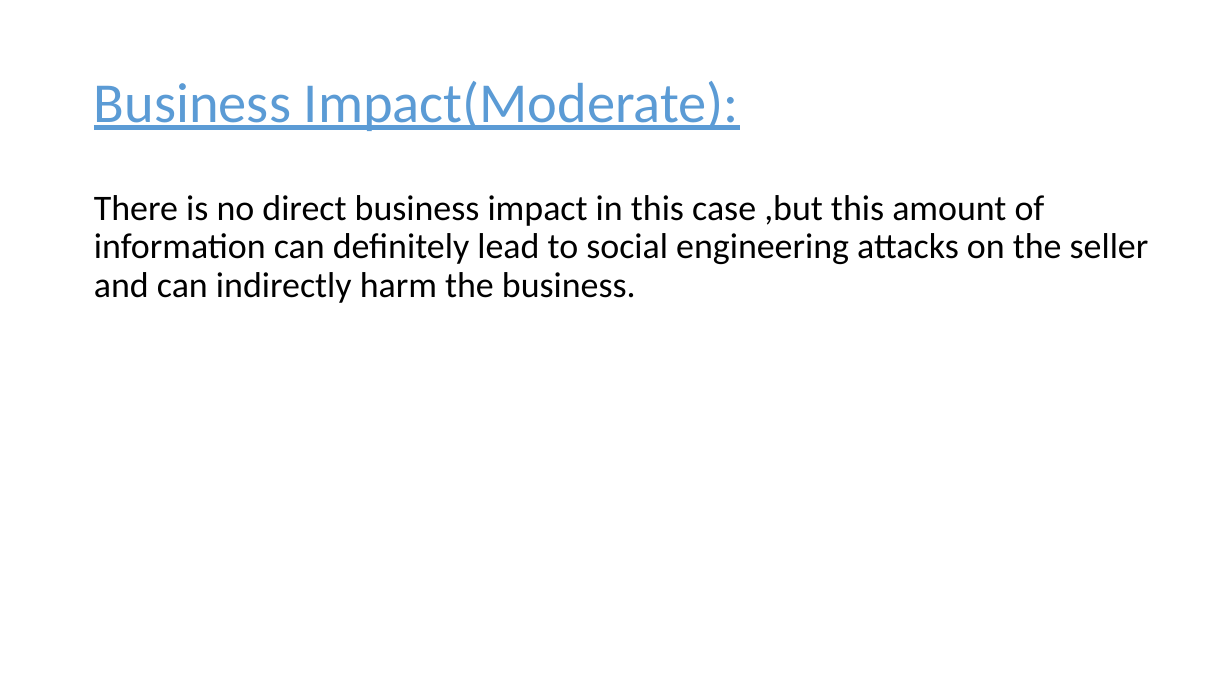
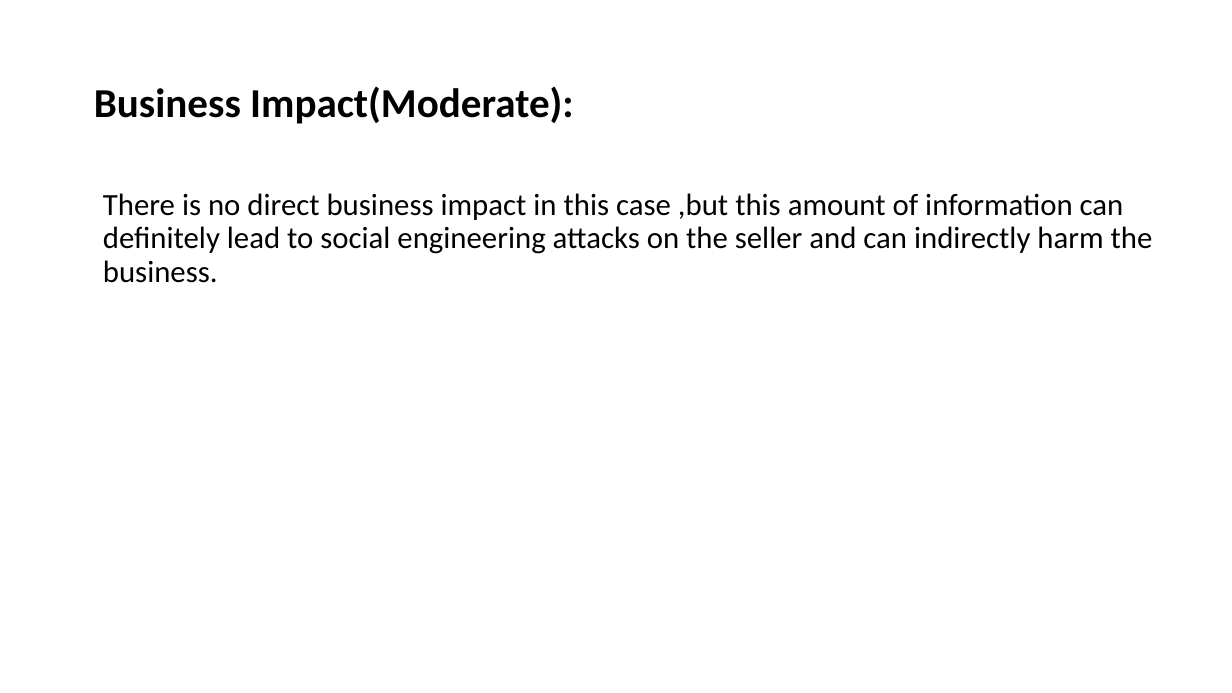
Before and after one commit to RocktimRajkumar/CEH-hack-a-thon, a slide deck: slide 94 of reports/Lifestyle Store/LifeStyle Store Application Reports.pptx (slide 93 before the commit). Drawn at 1232x693 pixels with LibreOffice and Linux fonts; fonts in the diff are those of the drawing. Boxes give left, top, right and bottom in pixels: in the first picture for what was removed or moved away, otherwise in the second. Text is boxed around its words. In the diff, an @@ line names an element or a change of style, - is before the commit and + after.

```diff
--- a/reports/Lifestyle Store/LifeStyle Store Application Reports.pptx
+++ b/reports/Lifestyle Store/LifeStyle Store Application Reports.pptx
@@ title "Business Impact(Moderate):" at (x1=94, y1=86, x2=574, y2=124): size 44 to 32 pt, text colour #5B9BD5 to #000000, bold on, underline off @@
@@ text "There is no direct business ..." moved from (x1=94, y1=195, x2=1149, y2=303) to (x1=103, y1=193, x2=1153, y2=283) @@
@@ text "There is no direct business ..." at (x1=103, y1=193, x2=1153, y2=283): size 28 to 24 pt @@
```
Also in this commit, not shown: 3 other slides changed, 1 slide added.
